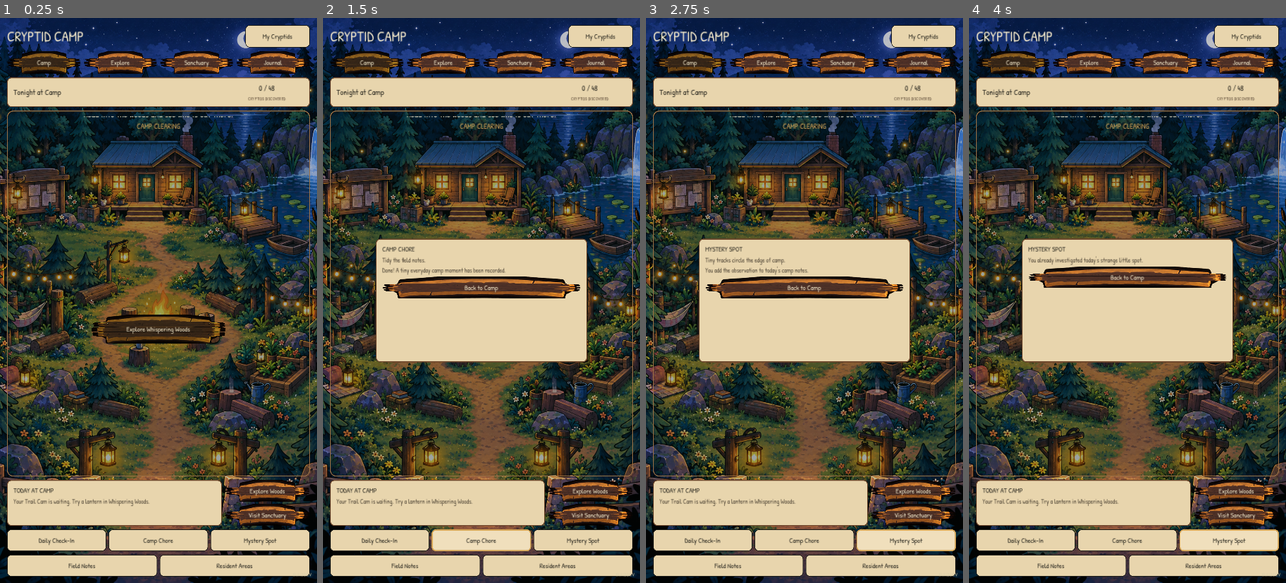
Above: before the commit, frames 1-4 (left to right).
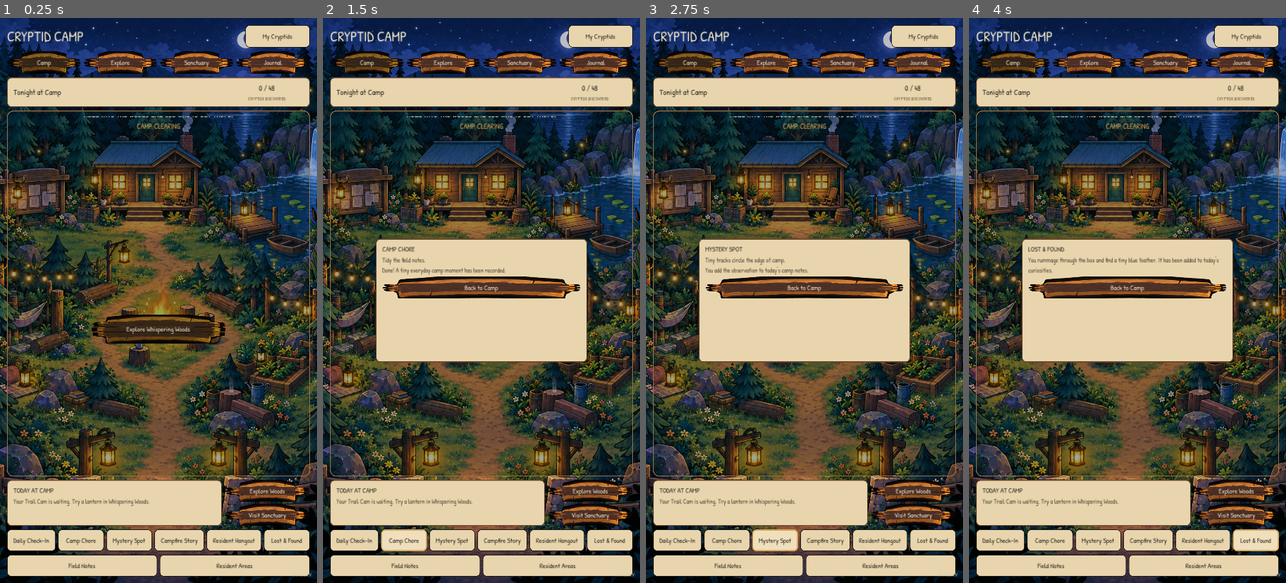
Above: after the commit, the same moments.

Repository: rabine707/cryptid-camp
Game: Godot game, scene res://scenes/main/main.tscn
Same seed, same stepped clock (60 frames per second), same inputs: the game is played once before the commit and once after it.
Inputs (mouse positions are in pixels of both pictures, inside the frame that each line leads up to):
- Up to frame 1 (0.25 s): no input
- Up to frame 2 (1.5 s): click "Daily Check-In" at 0.5 s; click "Camp Chore" at 1.25 s
- Up to frame 3 (2.75 s): click "Mystery Spot" at 2 s
- Up to frame 4 (4 s): click (1203, 537) at 2.75 s, where only the run after the commit has a clickable "Resident Hangout"; click (1257, 537) at 3.5 s, where only the run after the commit has a clickable "Lost & Found"

The runs differ from the first frame. In frame 1, 0.7% of the frame differs, in the area x 4-96%, y 90-95%; in frame 2, 1.0%; in frame 3, 1.0%; in frame 4, 4.3%, in the area x 4-96%, y 40-95%.

Commit message:
Expand Camp Home daily activities

Diff:
--- a/scripts/main/main.gd
+++ b/scripts/main/main.gd
@@ -131,7 +131,7 @@
 	var activities := HBoxContainer.new()
 	activities.add_theme_constant_override("separation", 8)
 	page.add_child(activities)
-	for activity in [["Daily Check-In","checkin"],["Camp Chore","chore"],["Mystery Spot","mystery"]]:
+	for activity in [["Daily Check-In","checkin"],["Camp Chore","chore"],["Mystery Spot","mystery"],["Campfire Story","story"],["Resident Hangout","hangout"],["Lost & Found","lost"]]:
 		var activity_button := _button(activity[0], "paper")
 		activity_button.size_flags_horizontal = Control.SIZE_EXPAND_FILL
 		activity_button.pressed.connect(_daily_activity.bind(activity[1]))
@@ -173,6 +173,34 @@
 				var chores := ["Refill the lantern oil.", "Tidy the field notes.", "Gather fallen sticks by the fire.", "Check the trail cam batteries.", "Freshen the water by the dock."]
 				body = chores[abs(hash(day_key)) % chores.size()] + "\nDone! A tiny everyday camp moment has been recorded."
 				GameState.unlock_moment("daily_chore_" + day_key)
+		"story":
+			title = "CAMPFIRE STORY"
+			var stories := ["Someone swears a pair of red eyes watched the old bridge all night.", "A ranger once followed enormous footprints until they simply stopped.", "The lake went completely still just before something huge surfaced.", "Three lanterns flickered in sequence even though there was no wind.", "A traveler heard soft crying in the woods, but every trail led back to camp."]
+			body = stories[abs(hash(day_key + "story")) % stories.size()] + "\nCome back tomorrow for another campfire tale."
+		"hangout":
+			title = "RESIDENT HANGOUT"
+			if visitors.is_empty():
+				body = "The clearing is quiet. Befriend a cryptid and someone can hang out here."
+			elif today.get("hangout", false):
+				body = "You already spent some quality time with a resident today."
+			else:
+				today["hangout"] = true
+				var friend: Dictionary = visitors[abs(hash(day_key + "friend")) % visitors.size()]
+				body = "%s hangs out with you for a while. %s" % [_name(friend), _visitor_blurb(friend)]
+				GameState.change_trust(str(friend.get("id", "")), 1)
+		"lost":
+			title = "LOST & FOUND"
+			if today.get("lost", false):
+				body = "The Lost & Found box is empty again for today."
+			else:
+				today["lost"] = true
+				var objects := ["a bent bottle cap", "a smooth striped stone", "an old brass button", "a tiny blue feather", "a pinecone tied with red thread", "a strangely warm marble"]
+				var found: String = objects[abs(hash(day_key + "lost")) % objects.size()]
+				body = "You rummage through the box and find %s. It has been added to today's curiosities." % found
+				var curios: Array = GameState.state.get("curiosities", [])
+				if found not in curios:
+					curios.append(found)
+				GameState.state["curiosities"] = curios
 		"mystery":
 			title = "MYSTERY SPOT"
 			if today.get("mystery", false):
